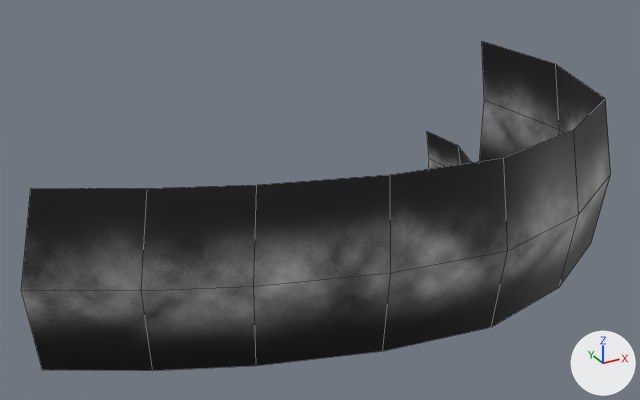
What one commit did to the FBX model game/assets/models/blow.fbx.
Camera for both pictures: a 50 mm camera at (-20.1, -44.3, 26.8) aimed at (6.8, 4.7, 2.3). Lighting does not change. The marker at lower right points along +X, +Y and +Z. Mesh edges are drawn as thin lines. Where no turn or scale is listed for an object, it has been applied to the vertices.

The first picture shows 'snowblow'.
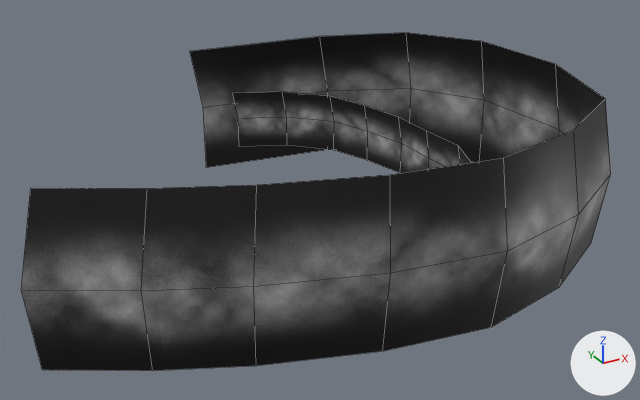
Changed parts and their boxes (x1, y1, x2, y2) in the pictures (640 x 400 px):
'snowblow', reshaped: before (21, 41, 611, 371); after (21, 33, 611, 371)
part 1 of me_cube_022, added: after (190, 33, 484, 173)
part 2 of me_cube_022, surface changed: (21, 41, 611, 350) in both

What changed in the scene script:
```text
Change me_cube_022:
    used by ob_snowblow; location = (-4.5, -4.31, 2.22)
    remove me_cube_022.from_pydata(...)  # 54 vertices, 32 faces; spans x -10.0..30.1, y -7.4..14.7, z -2.9..8.0
    add me_cube_022.from_pydata(...)  # 78 vertices, 48 faces; spans x -10.0..30.1, y -7.4..28.7, z -4.3..8.0
    me_cube_022 part 1
    24 vertices are added at x 9.7..27.3, y 13.9..28.7, z -4.3..7.6
    16 new faces join them
    me_cube_022 part 2: 32 kept faces spanning x -10.0..30.1, y -7.4..14.7, z -2.9..8.0 get new texture (UV) coordinates
```
